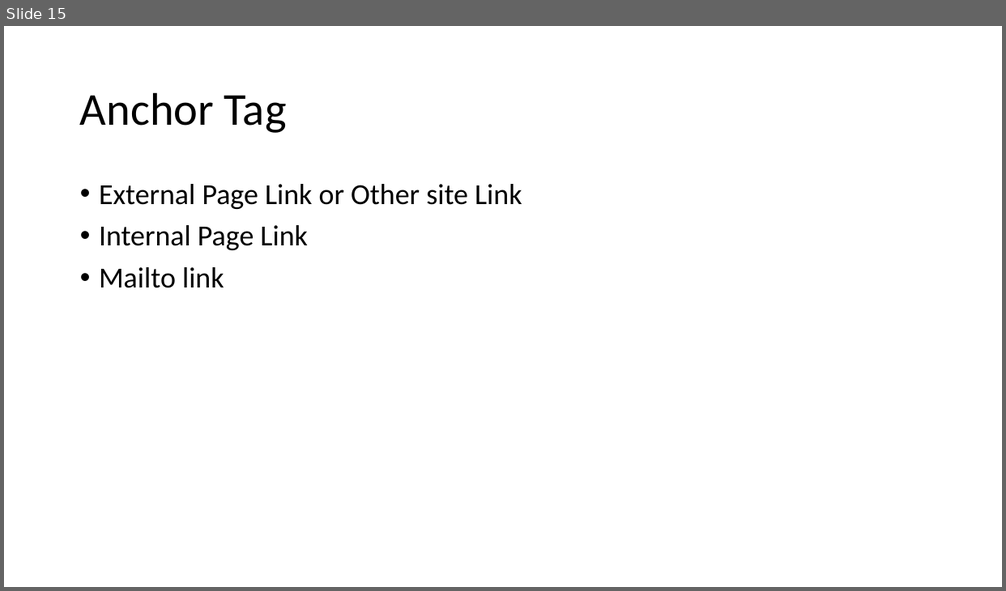
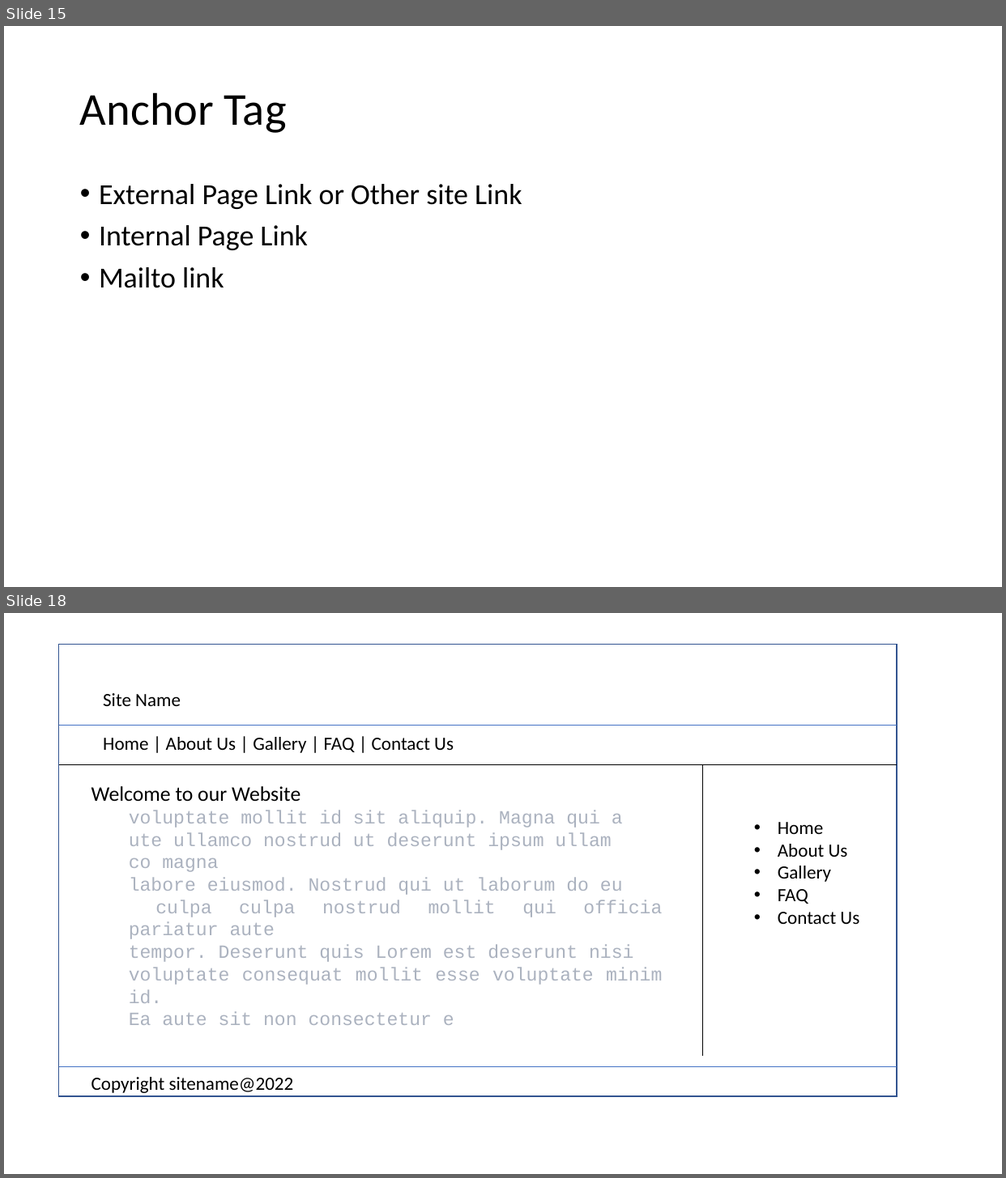
Before and after one commit to PiyushChaturvedii/Batch04, a slide deck: HTML.pptx. Shown one above the other, each under a label of ours: slide 15 before the commit, slides 15 and 18 after it; the slides between them are not shown. The pictures are 1006x591 and 1006x1178 pixels, drawn with LibreOffice and Linux fonts; fonts in the diff are those of the drawing. Boxes give left, top, right and bottom in pixels: in the first picture for what was removed or moved away, otherwise in the second. Text is boxed around its words. In the diff, an @@ line names an element or a change of style, - is before the commit and + after.

```diff
--- a/HTML.pptx
+++ b/HTML.pptx
@@ slide 18 added at <box>4,613,1002,1174</box>, background #FFFFFF @@
@@ group added at <box>58,645,897,1097</box>: 5 texts, 4 lines, 1 rectangle @@
+Site Name
+Home | About Us | Gallery | FAQ | Contact Us
+Welcome to our Website
+  voluptate mollit id sit aliquip. Magna qui a
+  ute ullamco nostrud ut deserunt ipsum ullam
+  co magna
+  labore eiusmod. Nostrud qui ut laborum do eu
+  culpa culpa nostrud mollit qui officia pariatur aute
+  tempor. Deserunt quis Lorem est deserunt nisi
+  voluptate consequat mollit esse voluptate minim id.
+  Ea aute sit non consectetur e
+• Home
+• About Us
+• Gallery
+• FAQ
+• Contact Us
+Copyright sitename@2022
```
Also in this commit, not shown: 1 slide changed, 1 other slide added, 4 other files.
